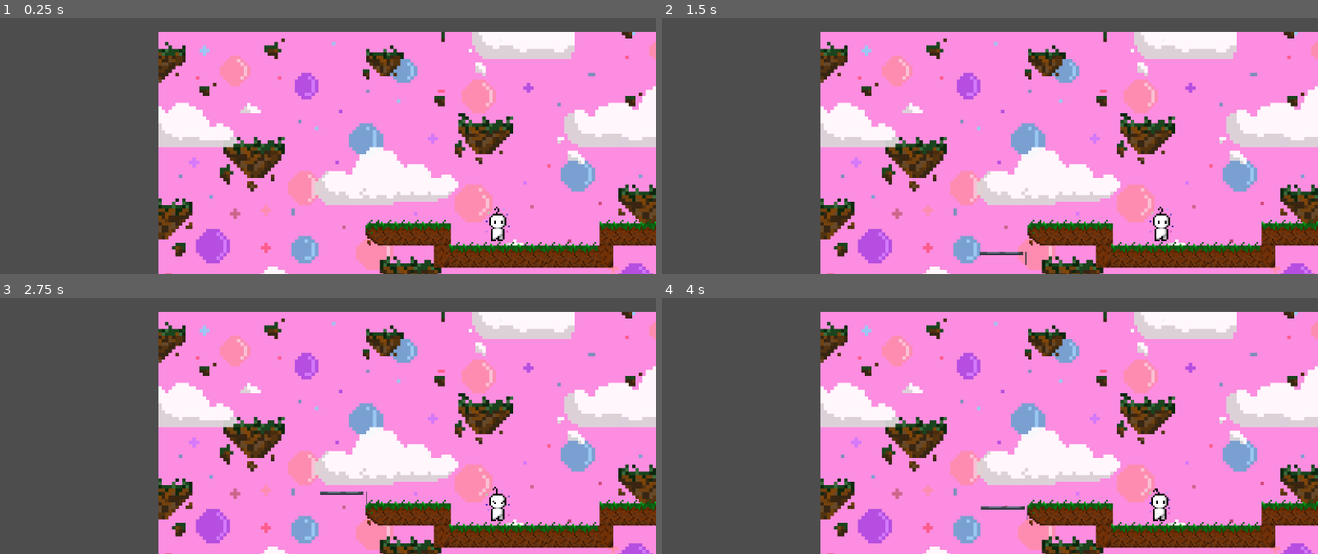
Above: before the commit, frames 1-4 (two rows, left to right).
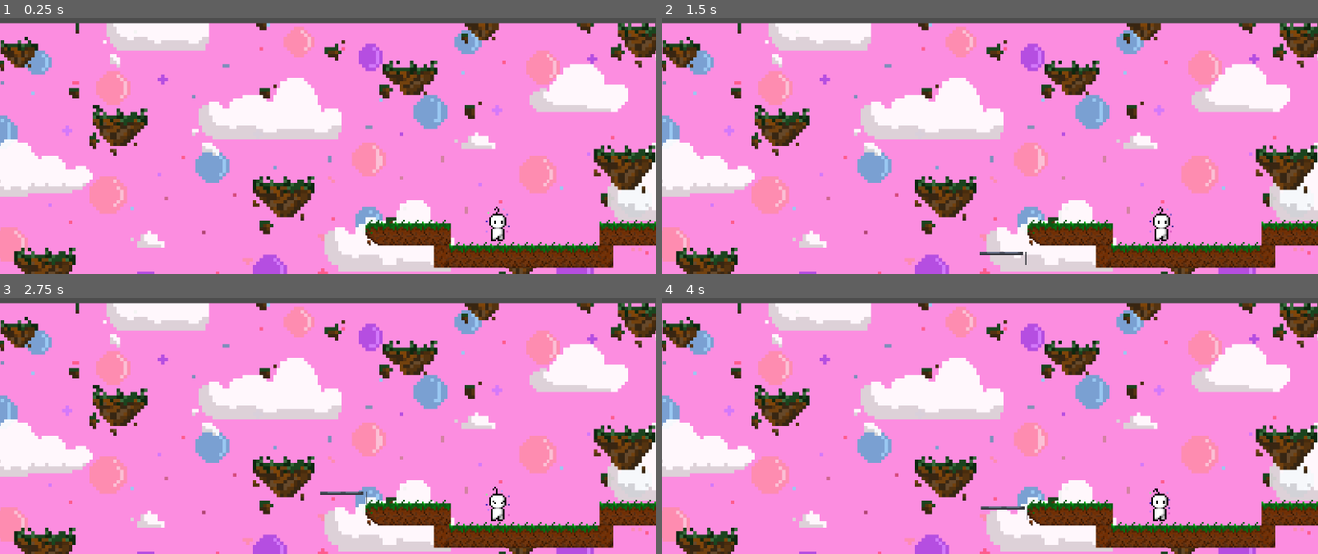
Above: after the commit, the same moments.

Repository: JCandreva/menctus-pensantus
Game: Godot game, scene res://scenes/plataform.tscn
Same seed, same stepped clock (60 frames per second), same inputs: the game is played once before the commit and once after it. This scene is started directly instead of the project's main scene.
Inputs:
- Up to frame 1 (0.25 s): no input
- Up to frame 2 (1.5 s): hold D (emotion_move_right) from 0.53 s (still down); tap W (emotion_move_up) at 0.77 s
- Up to frame 3 (2.75 s): tap W (emotion_move_up) at 1.52 s; release D (emotion_move_right) at 2.03 s; hold A (emotion_move_left) from 2.03 s (still down)
- Up to frame 4 (4 s): release A (emotion_move_left) at 2.78 s; hold D (emotion_move_right) from 2.78 s (still down); tap W (emotion_move_up) at 3.02, 3.77 s

The runs differ from the first frame. In frame 1, 60% of the frame differs, in the area x 0-100%, y 1-100%; in frame 2, 60%; in frame 3, 60%; in frame 4, 60%.
Error in both runs: Invalid assignment of property or key 'max_height' with value of type 'int' on a base object of type 'null instance'. (res://scenes/plataform.gd:8)

Commit message:
Add music and credits

Diff:
--- a/credits.tscn
+++ b/credits.tscn
@@ -1,4 +1,6 @@
 [gd_scene format=3 uid="uid://bly3elcj4kg1s"]
+
+[ext_resource type="AudioStream" uid="uid://dd4w4wo3g2mat" path="res://assets/audio/credits.mp3" id="1_nm7lk"]
 
 [node name="Credits" type="Control" unique_id=1803925283]
 layout_mode = 3
@@ -8,12 +10,55 @@
 grow_horizontal = 2
 grow_vertical = 2
 
+[node name="ColorRect" type="ColorRect" parent="." unique_id=713926867]
+layout_mode = 0
+offset_left = -13.0
+offset_top = -32.0
+offset_right = 1198.0
+offset_bottom = 678.0
+color = Color(0, 0, 0, 1)
+
 [node name="RichTextLabel" type="RichTextLabel" parent="." unique_id=480500863]
-layout_mode = 0
-offset_right = 1149.0
-offset_bottom = 1567.0
+layout_mode = 1
+anchors_preset = 8
+anchor_left = 0.5
+anchor_top = 0.5
+anchor_right = 0.5
+anchor_bottom = 0.5
+offset_left = -574.5
+offset_top = -326.0
+offset_right = 574.5
+offset_bottom = 332.5
+grow_horizontal = 2
+grow_vertical = 2
 bbcode_enabled = true
-text = "[b][font_size=36]Shattered Mind[/font_size]
-[font_size=24]by Ping 36[/font_size][/b]"
+text = "
+[b][font_size=36]Shattered Mind[/font_size](demo)
+[font_size=24]by Ping 36[/font_size][/b]
+
+Artista e Producer
+Luana Verdugo(@ashlulua)
+
+Desenvolvedores
+Bernardo(@Becepop)
+Jorge Candreva(@Candreva)
+
+Game Designers
+Pedro Arthur(@pedroarthuror2005)
+Rafx(@Rafex_tech)
+
+Sound Designers
+João Soares(@JoaoSoares)
+Rian Santos(@Osemprerico)
+
+Músicas
+- Joseph Gilbert / Kistol - CRYSTAL CAVE
+- Fato Shadow - fato_shadow_-_in_my_dream
+- Gregor Quendel -10 - Granados - Spanish Dance No. 2, Oriental - Arranged for Strings"
 scroll_active = false
 horizontal_alignment = 1
+
+[node name="AudioStreamPlayer" type="AudioStreamPlayer" parent="." unique_id=1486659465]
+stream = ExtResource("1_nm7lk")
+volume_db = -10.0
+autoplay = true
--- a/scenes/art_gallery.tscn
+++ b/scenes/art_gallery.tscn
@@ -7,6 +7,7 @@
 [ext_resource type="PackedScene" uid="uid://y2iq0iw0q5iu" path="res://player_scenes/player_reason.tscn" id="4_qsn0b"]
 [ext_resource type="PackedScene" uid="uid://b2vyjxorya0fs" path="res://player_scenes/players_mid_point.tscn" id="5_k1dh8"]
 [ext_resource type="Script" uid="uid://dy0047kot0typ" path="res://area_scripts/gallery_exit.gd" id="6_qsn0b"]
+[ext_resource type="AudioStream" uid="uid://blwt3t0kr8xrd" path="res://assets/audio/titlescreen.mp3" id="8_syju0"]
 
 [sub_resource type="RectangleShape2D" id="RectangleShape2D_8xmbx"]
 size = Vector2(2404.0073, 59.026367)
@@ -72,4 +73,10 @@
 shape = SubResource("RectangleShape2D_syju0")
 disabled = true
 
+[node name="AudioStreamPlayer" type="AudioStreamPlayer" parent="." unique_id=1206686053]
+stream = ExtResource("8_syju0")
+volume_db = -10.0
+autoplay = true
+parameters/looping = true
+
 [connection signal="body_entered" from="Exit" to="Exit" method="_on_body_entered"]
--- a/scenes/plataform.tscn
+++ b/scenes/plataform.tscn
@@ -17,6 +17,7 @@
 [ext_resource type="PackedScene" uid="uid://dnq7a138yavb0" path="res://player_scenes/camera_2d_emotion.tscn" id="12_fiqq1"]
 [ext_resource type="PackedScene" uid="uid://b2vyjxorya0fs" path="res://player_scenes/players_mid_point.tscn" id="13_y2ndj"]
 [ext_resource type="Script" uid="uid://bpe0cu0qsiie2" path="res://area_scripts/next_stage_area_pz1.gd" id="17_2k6ov"]
+[ext_resource type="AudioStream" uid="uid://c0f8wew04fl3m" path="res://assets/audio/puzzle1.ogg" id="18_0jqcl"]
 
 [sub_resource type="TileSetAtlasSource" id="TileSetAtlasSource_a7680"]
 texture = ExtResource("1_lbiek")
@@ -157,7 +158,7 @@
 texture = ExtResource("2_qj7em")
 
 [node name="BackgroundEmotion" type="Sprite2D" parent="." unique_id=421864538]
-position = Vector2(4046, 418.00003)
+position = Vector2(2441.0005, 381)
 scale = Vector2(14.972222, 14.972223)
 texture = ExtResource("3_2k6ov")
 
@@ -427,4 +428,10 @@
 position = Vector2(-46, 8)
 shape = SubResource("RectangleShape2D_0jqcl")
 
+[node name="AudioStreamPlayer" type="AudioStreamPlayer" parent="." unique_id=1755684413]
+stream = ExtResource("18_0jqcl")
+volume_db = -10.0
+autoplay = true
+parameters/looping = true
+
 [connection signal="body_entered" from="NextStageArea" to="NextStageArea" method="_on_body_entered"]
--- a/title_screen.tscn
+++ b/title_screen.tscn
@@ -3,6 +3,7 @@
 [ext_resource type="Texture2D" uid="uid://011lj2yfe3sk" path="res://assets/backgrounds/menu_bg.png" id="1_ak2if"]
 [ext_resource type="Script" uid="uid://bcbt52qnmq5cp" path="res://title_screen.gd" id="1_ig5kc"]
 [ext_resource type="Texture2D" uid="uid://bl6ocauo8b5kf" path="res://assets/gui/menu_buttons.png" id="2_ig5kc"]
+[ext_resource type="AudioStream" uid="uid://blwt3t0kr8xrd" path="res://assets/audio/titlescreen.mp3" id="4_05l2w"]
 
 [sub_resource type="AtlasTexture" id="AtlasTexture_05l2w"]
 atlas = ExtResource("2_ig5kc")
@@ -45,4 +46,10 @@
 action_mode = 0
 texture_normal = SubResource("AtlasTexture_05l2w")
 
+[node name="AudioStreamPlayer" type="AudioStreamPlayer" parent="." unique_id=1134194215]
+stream = ExtResource("4_05l2w")
+volume_db = -10.0
+autoplay = true
+parameters/looping = true
+
 [connection signal="button_down" from="TextureButton" to="." method="_on_texture_button_button_down"]
Not shown, added: assets/audio/credits.mp3.import
Not shown, added: assets/audio/puzzle1.ogg.import
Not shown, added: assets/audio/titlescreen.mp3.import
Not shown, added: assets/audio/credits.mp3
Not shown, added: assets/audio/puzzle1.ogg
Not shown, added: assets/audio/titlescreen.mp3
